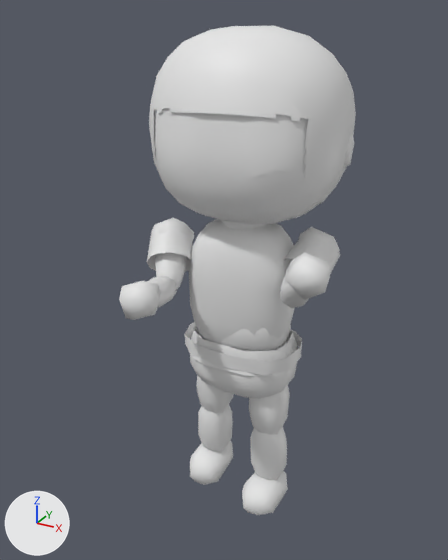
Renders of the glTF model models/look_f_bob.glb from each side of a commit.
One viewpoint serves both versions: a camera (50 mm lens) standing at (0.737, -1.448, 1.431) and looking at (-0.015, -0.081, 0.748). Every picture has the same lights, and +X, +Y and +Z are marked at lower left. The first picture is the older version. Both versions are drawn at frame 8 of the action 'long.reload'; the numbers are the values there.

The first picture shows 'chest.olive.8', 'foot_L.leather.2', 'hand_L.human_skin.16', 'head.hair.25', 'head.human_skin.22', 'hips.denim.6', 'hips.leather.10', 'lower_leg_L.denim.1', 'lower_leg_R.denim.4', 'spine.olive.11', 'spine.olive.7', 'upper_leg_L.denim.0' and 12 more.
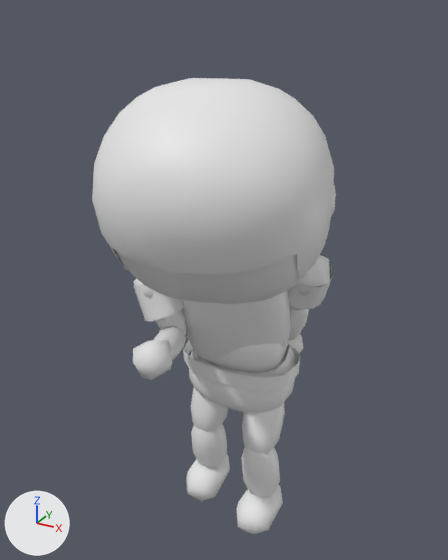
Not drawn themselves, but carrying or shaping drawn objects: ob_root, ob_spine, ob_chest, ob_head, ob_upper_arm_l, ob_lower_arm_l, ob_upper_arm_r, ob_lower_arm_r, ob_upper_leg_l, ob_lower_leg_l, ob_upper_leg_r, ob_lower_leg_r.

Boxes (x1, y1, x2, y2) around the edits, measured in the pictures (448 x 560 px):
'head.hair.25', moved, turned: before (149, 26, 356, 204); after (92, 78, 334, 280)
'head.human_skin.22', moved, turned: before (152, 108, 326, 224); after (114, 249, 312, 304)
'chest.olive.8', moved, turned: before (189, 219, 295, 344); after (182, 291, 291, 362)
'hips.denim.6', moved: before (190, 331, 297, 399); after (189, 351, 295, 413)
'hips.leather.10', moved: before (185, 322, 302, 375); after (183, 340, 300, 392)
'hand_R.human_skin.21', moved, turned: before (119, 281, 160, 320); after (133, 339, 172, 380)
'lower_leg_L.denim.1', moved, turned: before (250, 427, 287, 480); after (241, 447, 280, 497)
'spine.olive.7', moved, turned: before (199, 324, 291, 351); after (197, 341, 288, 373)
'foot_L.leather.2', moved, turned: before (242, 471, 288, 515); after (237, 485, 283, 534)
'upper_arm_R.olive.19', moved, turned: before (147, 222, 193, 272); after (134, 284, 184, 322)
'upper_leg_L.denim.0', moved, turned: before (249, 385, 290, 435); after (242, 403, 285, 455)
'lower_leg_R.denim.4', moved, turned: before (198, 405, 233, 452); after (191, 424, 227, 467)
'foot_R.leather.5', moved, turned: before (190, 441, 233, 485); after (186, 454, 230, 501)
'spine.olive.11', moved, turned: before (188, 327, 298, 376); after (190, 344, 298, 387)
'hand_L.human_skin.16', moved, turned (mostly hidden afterwards): before (285, 252, 331, 300); after (285, 334, 303, 355)
'upper_arm_L.olive.14', moved, turned: before (283, 232, 340, 274); after (287, 263, 333, 309)
'upper_leg_R.denim.3', moved, turned: before (197, 375, 234, 413); after (191, 387, 228, 433)
'upper_arm_R.human_skin.17', moved, turned: before (155, 252, 186, 290); after (155, 309, 186, 335)
'upper_arm_L.olive.15', moved, turned: before (299, 227, 340, 253); after (294, 255, 331, 296)
'lower_arm_R.human_skin.18', moved, turned: before (147, 276, 177, 307); after (153, 326, 186, 360)
'lower_arm_L.human_skin.13', moved, turned: before (280, 281, 308, 308); after (288, 307, 309, 340)
'upper_arm_R.olive.20', moved, turned (mostly hidden afterwards): before (150, 218, 194, 241); after (134, 278, 154, 297)
'head.human_skin.23', moved, turned (mostly hidden afterwards): before (343, 135, 354, 168); after (331, 185, 336, 217)
'neck.human_skin.9', moved, turned (not visible afterwards): before (221, 220, 266, 230)
'upper_arm_L.human_skin.12', moved, turned (mostly hidden): before (281, 264, 290, 288); after (290, 262, 321, 311)

What changed in the scene script:
```text
Change ob_root:
    ob_root.location: (0.0, 0.0096, 0.0) -> (0.0, 0.0, -0.048)
Change ob_spine:
    ob_spine.rotation_euler: (0.0349, 0.0, 0.0698) -> (0.244, 0.0, 0.0698)  # degrees (2, 0, 4) -> degrees (14, 0, 4)
Change ob_chest:
    ob_chest.rotation_euler: (-0.0524, 0.0, 0.175) -> (0.14, 0.0, 0.384)  # degrees (-3, 0, 10) -> degrees (8, 0, 22)
Change ob_head:
    ob_head.rotation_euler: (-0.175, 0.0, -0.14) -> (0.209, 0.0, -0.14)  # degrees (-10, 0, -8) -> degrees (12, 0, -8)
Change ob_upper_arm_l:
    ob_upper_arm_l.rotation_euler: (2.304, 0.462, 0.0) -> (-2.932, 0.183, 0.0)  # degrees (132, 26, 0) -> degrees (-168, 10, 0)
Change ob_lower_arm_l:
    ob_lower_arm_l.rotation_euler: (-1.466, -0.0287, 0.0) -> (-0.14, -0.0287, 0.0)  # degrees (-84, -1.6, 0) -> degrees (-8, -1.6, 0)
Change ob_upper_arm_r:
    ob_upper_arm_r.rotation_euler: (2.321, -0.183, 0.0) -> (2.618, -0.288, 0.0)  # degrees (133, -10, 0) -> degrees (150, -17, 0)
Change ob_lower_arm_r:
    ob_lower_arm_r.rotation_euler: (-0.96, 0.0287, 0.0) -> (-1.606, 0.0287, 0.0)  # degrees (-55, 1.6, 0) -> degrees (-92, 1.6, 0)
Change ob_upper_leg_l:
    ob_upper_leg_l.rotation_euler: (3.037, -0.0524, 0.0) -> (2.723, -0.0524, 0.0)  # degrees (174, -3, 0) -> degrees (156, -3, 0)
Change ob_lower_leg_l:
    ob_lower_leg_l.rotation_euler: (0.105, 0.0, 0.0) -> (0.559, 0.0, 0.0)  # degrees (6, 0, 0) -> degrees (32, 0, 0)
Change ob_upper_leg_r:
    ob_upper_leg_r.rotation_euler: (-3.107, 0.0524, 0.0) -> (2.932, 0.0524, 0.0)  # degrees (-178, 3, 0) -> degrees (168, 3, 0)
Change ob_lower_leg_r:
    ob_lower_leg_r.rotation_euler: (0.0698, 0.0, 0.0) -> (0.454, 0.0, 0.0)  # degrees (4, 0, 0) -> degrees (26, 0, 0)
```
